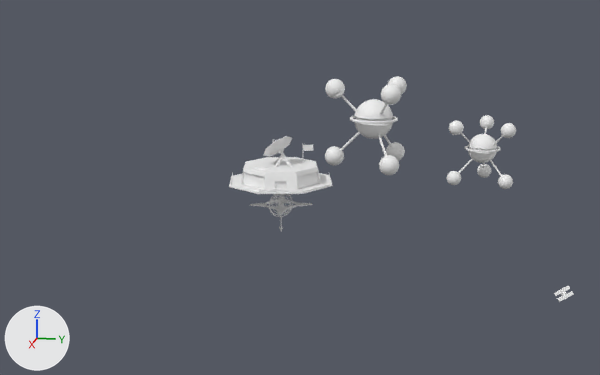
A saved change to the FBX model GameContent/Models/Maps/SpaceMap_scenery.fbx.
Rendered twice from a camera (50 mm lens) standing at (57.1, 7.3, 13.6) and looking at (-1.8, -4.5, -1.2). Lighting does not change. The marker at lower left points along +X, +Y and +Z. Where no turn or scale is listed for an object, it has been applied to the vertices.

The older version as bpy lines, for what is in view:
```python
ob_polysurface267 = bpy.data.objects.new('polySurface267', me_polysurface267_ncl1_1)
ob_polysurface267.location = (-3.85, -0.04, 3.44)
ob_polysurface268 = bpy.data.objects.new('polySurface268', me_polysurface268_ncl1_1)
ob_polysurface268.location = (-3.77, 8.19, 1.61)
ob_space_satellite2 = bpy.data.objects.new('Space:satellite2', me_space_satellite2_ncl1_1)
ob_space_satellite2.parent = ob_group2
ob_space_satellite2.location = (296.2, -200.1, -1246.0)
ob_space_satellite2.rotation_euler = (0.0, -0.429, 0.0)  # degrees (0, -25, 0)
ob_space_space_station = bpy.data.objects.new('Space:space_station', me_space_space_station_ncl1_1)
ob_space_space_station.parent = ob_group2
ob_space_space_station.location = (152.2, 15.6, -480.2)
ob_space_space_station.scale = (1.87, 1.87, 1.87)
```
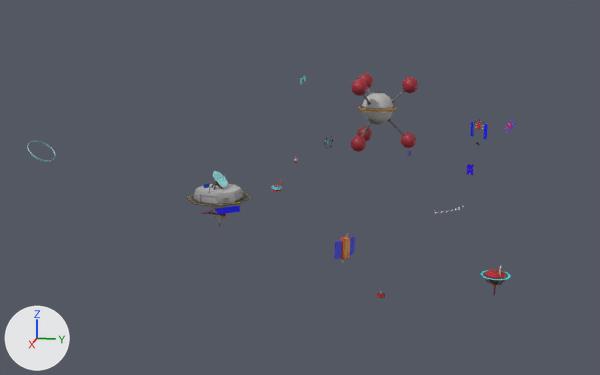
Commit message: space moved around and time trial times added for space

The change, as a list of edits to the scene's bpy script:
```text
Change me_space_space_station_ncl1_1:
    where me_space_space_station_ncl1_1.from_pydata(...)  # 4668 vertices, 4891 faces; spans x -81.0..81.0, y -75.0..75.0, z -81.0..81.0
    remove me_space_space_station_ncl1_1.materials.append(mat_lambert1)  # white #f2f2f2
    add me_space_space_station_ncl1_1.materials.append(mat_pasted__space_station_uv)  # picture img_space_station_png
Change me_space_satellite2_ncl1_1:
    where me_space_satellite2_ncl1_1.from_pydata(...)  # 316 vertices, 298 faces; spans x -49.5..49.5, y -19.1..16.5, z -35.4..35.4
    remove me_space_satellite2_ncl1_1.materials.append(mat_lambert1)  # white #f2f2f2
    add me_space_satellite2_ncl1_1.materials.append(mat_pasted__satellite2_uv)  # picture img_satellite2_png
Remove ob_polysurface267:
    ob_polysurface267 = bpy.data.objects.new('polySurface267', me_polysurface267_ncl1_1)
Remove ob_polysurface268:
    ob_polysurface268 = bpy.data.objects.new('polySurface268', me_polysurface268_ncl1_1)
Change ob_space_space_station:
    remove ob_space_space_station.parent = ob_group2
    ob_space_space_station.location: (152.2, 15.6, -480.2) -> (4.123, -8.949, -0.827)
    ob_space_space_station.rotation_euler: (0.0, 0.0, 0.0) -> (1.571, 0.0, -2.752)  # degrees (0, 0, 0) -> degrees (90, 0, -158)
    ob_space_space_station.scale: (1.87, 1.87, 1.87) -> (0.0266, 0.0266, 0.0266)
Change ob_space_satellite2:
    remove ob_space_satellite2.parent = ob_group2
    ob_space_satellite2.location: (296.2, -200.1, -1246.0) -> (-11.39, 10.87, 2.378)
    ob_space_satellite2.rotation_euler: (0.0, -0.429, 0.0) -> (1.847, 0.237, -0.296)  # degrees (0, -25, 0) -> degrees (106, 14, -17)
    ob_space_satellite2.scale: (1.0, 1.0, 1.0) -> (0.024, 0.024, 0.024)
Add ob_view_ship:
    ob_view_ship = bpy.data.objects.new('view_ship', me_view_ship_ncl1_1)  # 591 vertices, 691 faces; spans x -0.38..0.38, y -0.362..0.362, z -0.363..0.363; in mat_pasted__view_ship_uv (picture img_view_ship_png)
    ob_view_ship.location = (4.25, -4.83, 0.41)
Add ob_double_board:
    ob_double_board = bpy.data.objects.new('double_board', me_double_board_ncl1_1)  # 876 vertices, 918 faces; spans x -0.166..0.166, y -0.303..0.303, z -0.39..0.39; in mat_pasted__double_board_uv (picture img_double_board_png)
    ob_double_board.location = (-3.78, 7.86, 0.3)
Add ob_tracker:
    ob_tracker = bpy.data.objects.new('tracker', me_tracker_ncl1_1)  # 748 vertices, 762 faces; spans x -0.246..0.246, y -0.27..0.27, z -0.273..0.273; in mat_pasted__tracker_uv (picture img_tracker_png)
    ob_tracker.location = (-3.19, -5.17, 0.63)
Add ob_speakers_small:
    ob_speakers_small = bpy.data.objects.new('speakers_small', me_speakers_small_ncl1_1)  # 822 vertices, 767 faces; spans x -0.15..0.15, y -0.162..0.162, z -0.143..0.143; in mat_pasted__speakers_small_uv (picture img_speakers_small_png)
    ob_speakers_small.location = (-2.16, 8.3, 2.54)
Add ob_sat_board:
    ob_sat_board = bpy.data.objects.new('sat_board', me_sat_board_ncl1_1)  # 754 vertices, 742 faces; spans x -0.86..0.86, y -0.59..0.59, z -1.14..1.14; in mat_pasted__sat_board_uv (picture img_sat_board_png)
    ob_sat_board.location = (2.39, -0.45, -4.25)
Add ob_satellite1:
    ob_satellite1 = bpy.data.objects.new('satellite1', me_satellite1_ncl1_1)  # 154 vertices, 134 faces; spans x -0.646..0.646, y -0.117..0.122, z -0.326..0.326; in mat_pasted__satellite1_uv (picture img_satellite1_png)
    ob_satellite1.location = (-5.0, -4.9, 6.44)
Add ob_light_network:
    ob_light_network = bpy.data.objects.new('light_network', me_light_network_ncl1_1)  # 2282 vertices, 2566 faces; spans x -2.07..3.08, y -1.46..3.19, z -2.61..2.61; in mat_pasted__lambert67 (picture img_light_network_png)
    ob_light_network.location = (-4.24, 0.68, 4.35)
Add ob_trackboard:
    ob_trackboard = bpy.data.objects.new('Trackboard', me_trackboard_ncl1_1)  # 1074 vertices, 1120 faces; spans x -0.592..0.592, y -0.6..0.6, z -0.744..0.744; in mat_pasted__track_board_uv (picture img_track_board_png)
    ob_trackboard.location = (-5.86, 8.38, 3.05)
Add ob_hover_relay:
    ob_hover_relay = bpy.data.objects.new('hover_relay', me_hover_relay_ncl1_1)  # 985 vertices, 1118 faces; spans x -0.94..0.94, y -0.94..0.94, z -1.18..1.18; in mat_pasted__hover_relay_uv (picture img_hover_relay_png)
    ob_hover_relay.location = (5.47, 9.69, -4.74)
Add ob_hover_cam:
    ob_hover_cam = bpy.data.objects.new('hover_cam', me_hover_cam_ncl1_1)  # 1328 vertices, 1467 faces; spans x -0.334..0.334, y -0.334..0.334, z -0.285..0.285; in mat_pasted__hover_cam_uv (picture img_hover_cam_png)
    ob_hover_cam.location = (4.92, 2.37, -6.47)
Add ob_h_ring:
    ob_h_ring = bpy.data.objects.new('h_ring', me_h_ring_ncl1_1)  # 480 vertices, 480 faces; spans x -1.01..1.01, y -0.83..0.83, z -0.66..0.66; in mat_pasted__h_ring_uv (picture img_h_ring_png)
    ob_h_ring.location = (4.35, -21.75, 2.12)
```

What differs and where, as boxes (x1, y1, x2, y2) in the pictures (600 x 375 px):
'Space:space_station', recoloured, moved, turned, rescaled: before (229, 136, 333, 231); after (187, 171, 250, 227)
'polySurface267', deleted: before (325, 76, 407, 175)
'light_network', added: after (350, 73, 418, 152)
'polySurface268', deleted: before (447, 115, 516, 189)
'sat_board', added: after (335, 233, 355, 264)
'hover_relay', added: after (481, 265, 511, 296)
'Space:satellite2', recoloured, moved, turned, rescaled: before (554, 286, 574, 302); after (504, 119, 516, 133)
'Trackboard', added: after (470, 119, 488, 139)
'double_board', added: after (466, 164, 475, 175)
'h_ring', added: after (27, 141, 55, 162)
'view_ship', added: after (271, 179, 282, 192)
'hover_cam', added: after (376, 290, 386, 298)
'satellite1', added: after (300, 75, 306, 84)
'tracker', added: after (293, 157, 298, 163)
